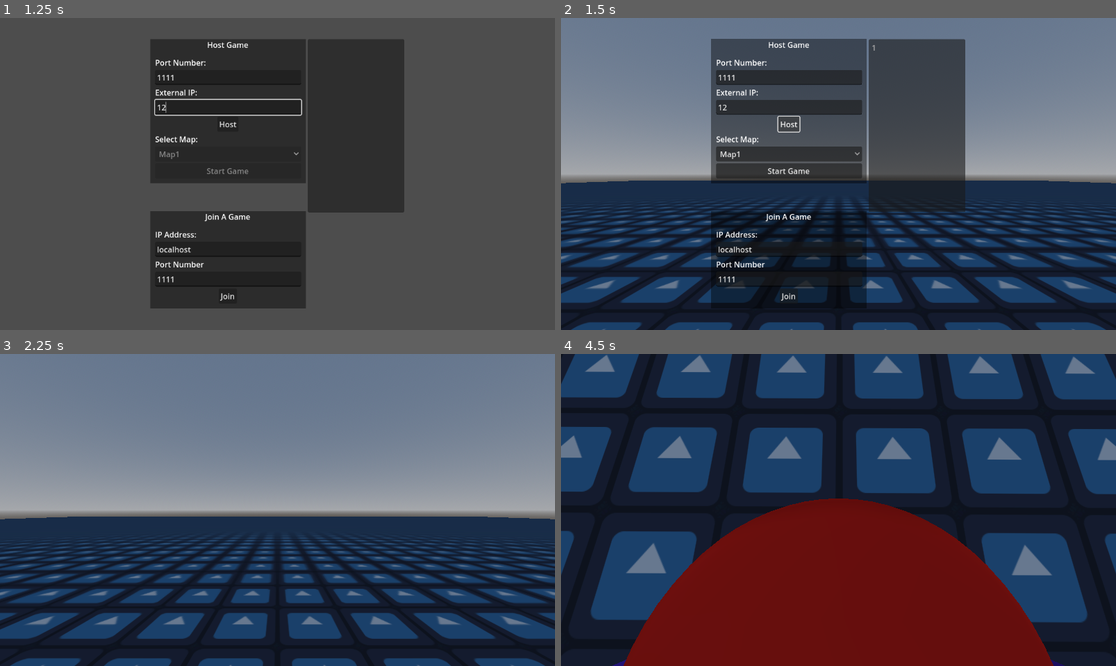
Above: before the commit, frames 1-4 (two rows, left to right).
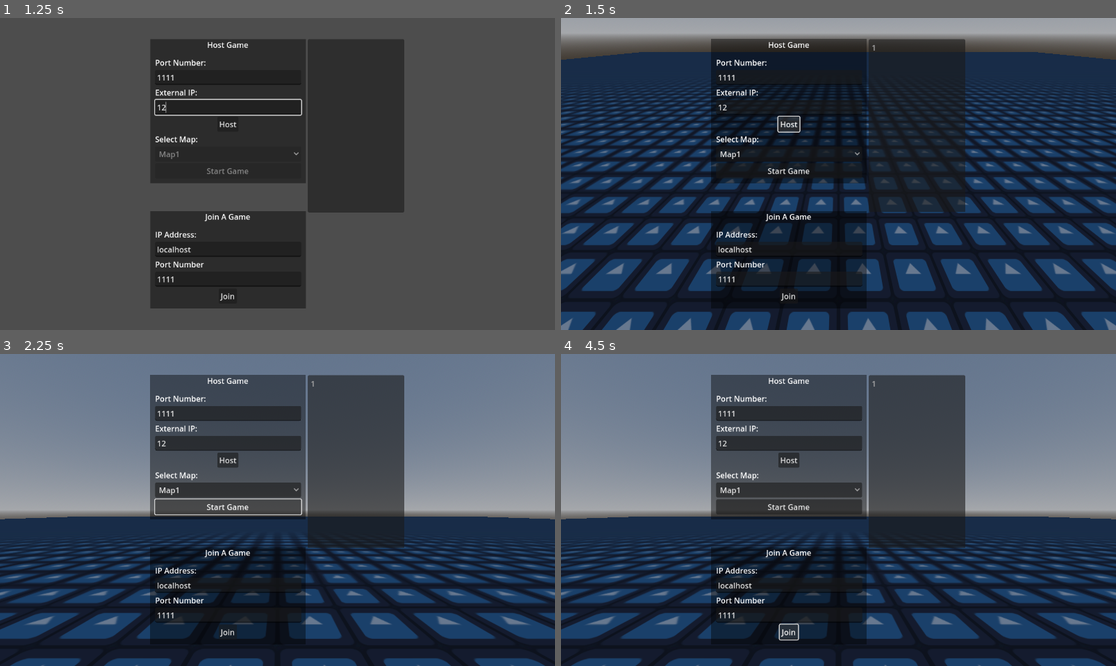
Above: after the commit, the same moments.

Repository: MacdonaldRobinson/Godot4-3D-Multiplayer-Game
Game: Godot game, scene res://Lobby/lobby.tscn
The game is run twice, just before and just after one commit, with the same random seed, the same clock (stepped at 60 frames per second) and the same inputs. The engine's default icon, where the game draws it, is replaced by a stand-in: a white triangle on a blue panel in a dark square.
Inputs (mouse positions are in pixels of both pictures, inside the frame that each line leads up to):
- Up to frame 1 (1.25 s): click (227, 108) at 0.52 s; type "12" at 0.6 s
- Up to frame 2 (1.5 s): click "Host" at 1.25 s
- Up to frame 3 (2.25 s): click "Start Game" at 2 s
- Up to frame 4 (4.5 s): click (788, 506) at 2.75 s, where only the run after the commit has a clickable "Start Game"; click (788, 491) at 3.5 s, where only the run after the commit has a clickable "Map1"; click (788, 631) at 4.25 s, where only the run after the commit has a clickable "Join"

Frame 1 is identical in both runs. In frame 2, 73% of the frame differs, in the area x 0-100%, y 0-100%; in frame 3, 27%; in frame 4, 90%.

Commit message:
Added Logic to remove players

Diff:
--- a/Lobby/LobbyManagerUI/lobby_manager_ui.gd
+++ b/Lobby/LobbyManagerUI/lobby_manager_ui.gd
@@ -19,7 +19,7 @@
 signal ClearMap()
 signal AddedPlayer(player:Player)
 signal RemovedPlayer(peer_id:int)
-signal StartGame()
+signal StartGame(players:Array[Player])
 
 func _ready():
 	var map_scene_1:Map = preload("res://Maps/Map1/map_1.tscn").instantiate()
@@ -91,7 +91,7 @@
 	players.push_back(player)
 	players_list.add_item(player.name)
 
-	emit_signal("AddedPlayer", player)
+	#emit_signal("AddedPlayer", player)
 
 @rpc
 func remove_player(peer_id) -> int:
@@ -136,4 +136,4 @@
 
 
 func _on_start_game_button_pressed():
-	emit_signal("StartGame")
+	emit_signal("StartGame", players)
--- a/Lobby/lobby.gd
+++ b/Lobby/lobby.gd
@@ -14,14 +14,28 @@
 	pass
 
 func clear_map():
-	for node in map_container.get_children():
-		map_container.remove_child(node)
+	for map in map_container.get_children():
+		map_container.remove_child(map)
+
+func clear_players():
+	for player in players_container.get_children():
+		players_container.remove_child(player)
+
+func find_player(peer_id: int):
+	for player in players_container.get_children():
+		if player.name == str(peer_id):
+			return player
+
+func find_player_index(peer_id: int):
+	var player_counter = 0;
+	for player in players_container.get_children():
+		if player.name == str(peer_id):
+			return player_counter
+		player_counter +=1
 
 func _on_lobby_manager_ui_map_selected(map: Map):
 	clear_map()
-
 	map_container.add_child(map)
-
 	print("_on_lobby_manager_ui_map_selected", map)
 
 
@@ -36,9 +50,17 @@
 	print("_on_lobby_manager_ui_added_player", player)
 
 
-func _on_lobby_manager_ui_start_game():
-	lobby_manager_ui.hide()
+func _on_lobby_manager_ui_removed_player(peer_id):
+	print("_on_lobby_manager_ui_removed_player", peer_id)
+	var player = find_player(peer_id)
+	players_container.remove_child(player)
 
 
-func _on_lobby_manager_ui_removed_player(peer_id):
-	print("_on_lobby_manager_ui_removed_player", peer_id)
+
+func _on_lobby_manager_ui_start_game(players):
+	clear_players()
+
+	var current_map = map_container.get_child(0)
+
+	for player in players:
+		players_container.add_child(player)
